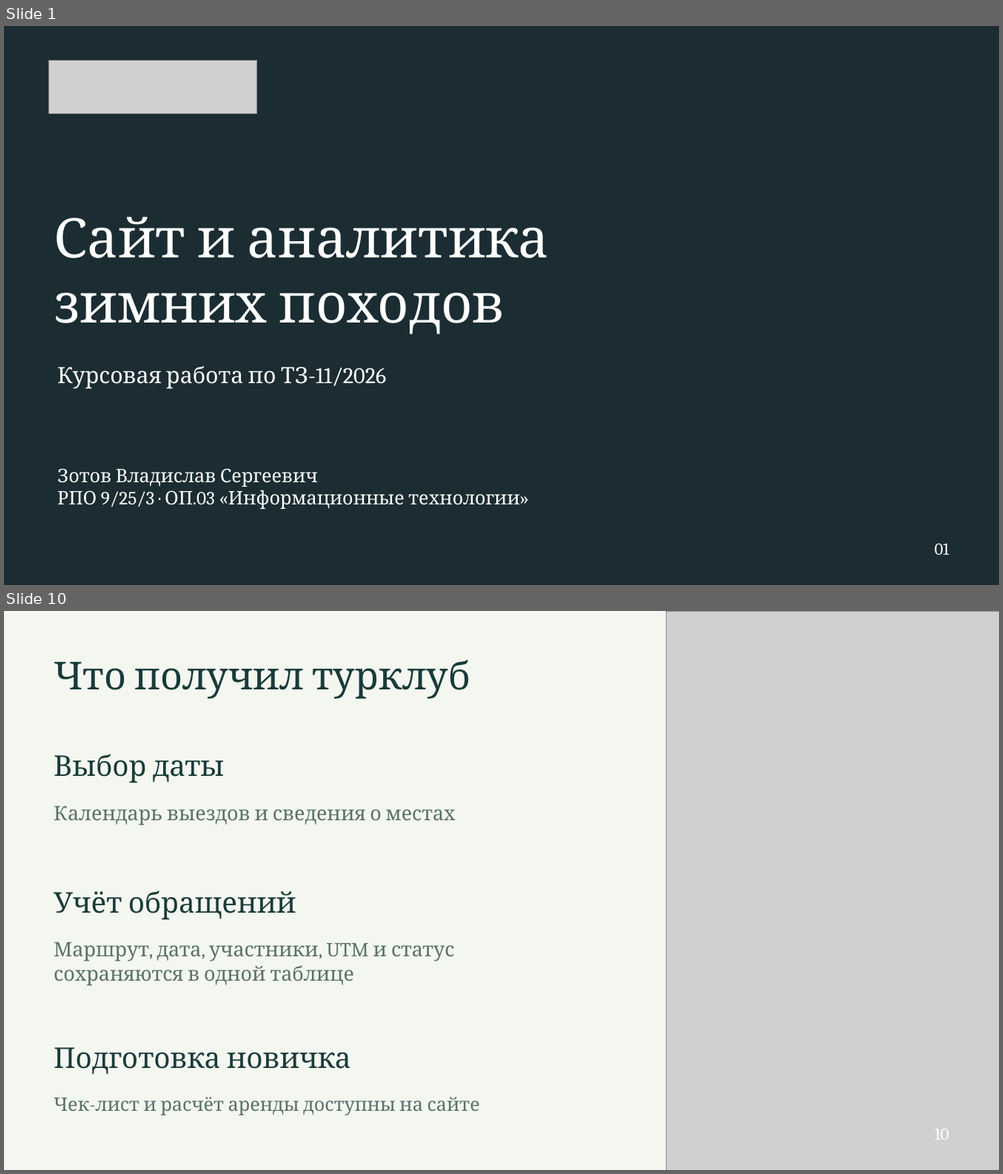
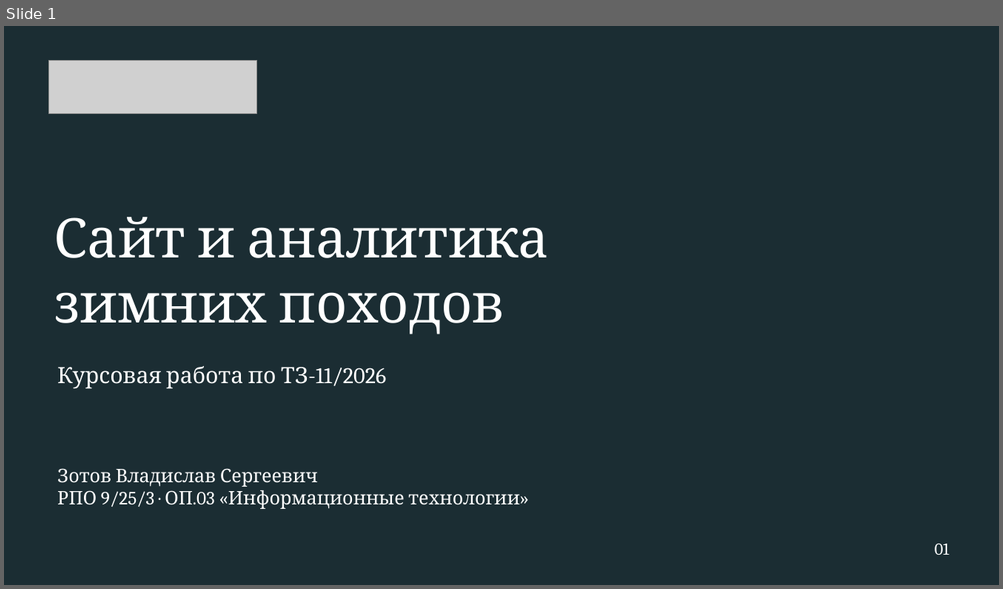
Before and after one commit to Resolushh/tz-11-turklub-tropa, a slide deck: presentation/zashchita.pptx. Shown one above the other, each under a label of ours: slides 1 and 10 before the commit, slide 1 after it; the slides between them are not shown. The pictures are 1003x1174 and 1003x589 pixels, drawn with LibreOffice and Linux fonts; fonts in the diff are those of the drawing; grey boxes stand for pictures; background and template pictures are left out; a plain dark background stands for a picture behind light text. Boxes give left, top, right and bottom in pixels: in the first picture for what was removed or moved away, otherwise in the second. Text is boxed around its words. In the diff, an @@ line names an element or a change of style, - is before the commit and + after.

```diff
--- a/presentation/zashchita.pptx
+++ b/presentation/zashchita.pptx
@@ slide 10 removed at bbox=[4, 611, 999, 1170], background #F4F6F0 @@
@@ picture removed at bbox=[666, 611, 998, 1170] @@
@@ text removed at bbox=[54, 660, 470, 699] @@
-Что получил турклуб
@@ text removed at bbox=[54, 754, 224, 783] @@
-Выбор даты
@@ text removed at bbox=[54, 806, 455, 826] @@
-Календарь выездов и сведения о местах
@@ text removed at bbox=[54, 891, 296, 920] @@
-Учёт обращений
@@ text removed at bbox=[54, 943, 455, 986] @@
-Маршрут, дата, участники, UTM и статус
-сохраняются в одной таблице
@@ text removed at bbox=[54, 1048, 351, 1074] @@
-Подготовка новичка
@@ text removed at bbox=[54, 1097, 480, 1116] @@
-Чек-лист и расчёт аренды доступны на сайте
@@ text removed at bbox=[934, 1129, 949, 1140] @@
-10
```
Also in this commit, not shown: 6 slides changed, 5 slides added, 4 other slides removed, 4 other files.
